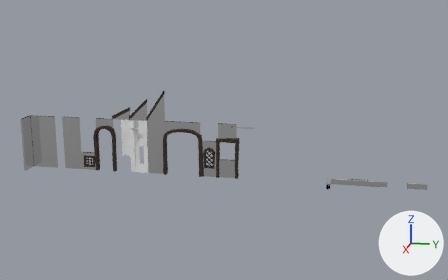
Two versions of the FBX model Assets/Art/Models/Environment/Architecture/Woodwall Modules.fbx, one commit apart.
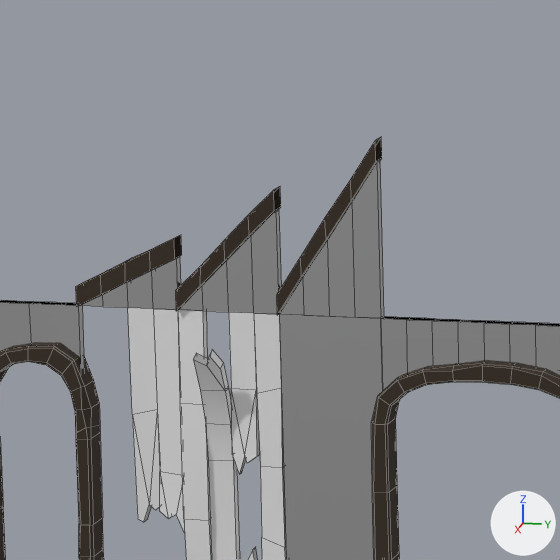
Each version appears first whole from a 50 mm camera at (12.05, 17.72, 10.12) aimed at (-19.64, 11.39, 2.19), and next in a close-up on the part from 22% to 44% of the width and 24% to 58% of the height. Lighting does not change. The marker at lower right points along +X, +Y and +Z. The close-ups show mesh edges as thin lines. Where no turn or scale is listed for an object, it has been applied to the vertices. Vertices at the same position are counted once.

Before the edit, the objects in view are built like this:
```python
me_wallgable22_5 = bpy.data.meshes.new('WallGable22,5')
me_wallgable22_5.from_pydata(...)  # 38 vertices, 25 faces; spans x -0.106..0.106, y -0.5..0.501, z 0.0..0.7
# faces by material slot: [9, 16]
me_wallgable22_5.materials.append(mat_imphenziapixpal)  # its picture is missing
me_wallgable22_5.materials.append(mat_timberframes)  # brown #3a2f24
me_wallgable45 = bpy.data.meshes.new('WallGable45')
me_wallgable45.from_pydata(...)  # 38 vertices, 25 faces; spans x -0.107..0.105, y -0.5..0.501, z 0.0..1.2
# faces by material slot: [9, 16]
me_wallgable45.materials.append(mat_imphenziapixpal)  # its picture is missing
me_wallgable45.materials.append(mat_timberframes)  # brown #3a2f24
me_wallgable56_5 = bpy.data.meshes.new('WallGable56,5')
me_wallgable56_5.from_pydata(...)  # 38 vertices, 25 faces; spans x -0.11..0.11, y -0.5..0.5, z 0.0..1.7
# faces by material slot: [9, 16]
me_wallgable56_5.materials.append(mat_imphenziapixpal)  # its picture is missing
me_wallgable56_5.materials.append(mat_timberframes)  # brown #3a2f24
me_wallwoodwornplank1 = bpy.data.meshes.new('WallWoodWornPlank1')
me_wallwoodwornplank1.from_pydata(...)  # 16 vertices, 12 faces; spans x -0.05..0.11, y -0.25..0.0, z 0.0..3.0
me_wallwoodwornplank1.materials.append(mat_brokenwallplanks)  # white #e7e7e7
ob_wallgable22_5 = bpy.data.objects.new('WallGable22,5', me_wallgable22_5)
ob_wallgable22_5.location = (-20.0, 5.5, 3.0)
ob_wallgable45 = bpy.data.objects.new('WallGable45', me_wallgable45)
ob_wallgable45.location = (-20.0, 6.5, 3.0)
ob_wallgable56_5 = bpy.data.objects.new('WallGable56,5', me_wallgable56_5)
ob_wallgable56_5.location = (-20.0, 7.5, 3.0)
ob_wallwoodwornplank1 = bpy.data.objects.new('WallWoodWornPlank1', me_wallwoodwornplank1)
ob_wallwoodwornplank1.location = (-20.0, 6.25, 0.0)
# also in view: 'WallWoodWornPlank4' at (-20.0, 6.88, 1.5); 'WallWoodDoorWayDouble' at (-20.0, 9.04, 1.5); 'WallWoodNormal' at (-20.0, 7.5, 1.5); 'WallWoodWornPlank3' at (-19.99, 6.62, 1.5); 'WallWoodWornPlank2' at (-19.82, 6.38, 1.35)
```
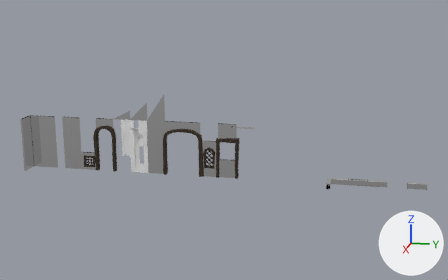
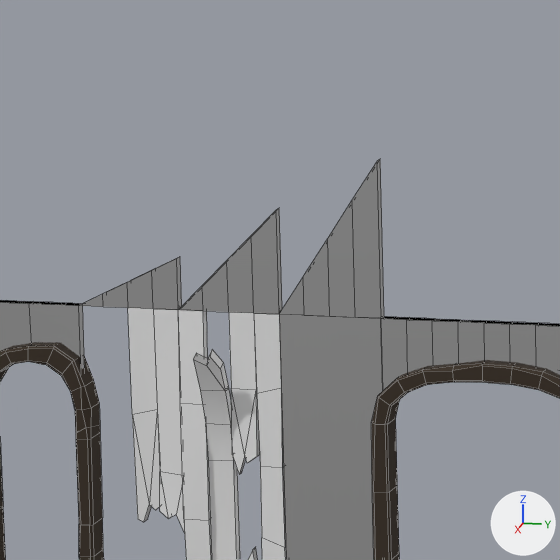
Where the change shows, as pixel boxes (x1, y1, x2, y2) in the close-ups (560 x 560 px):
```json
{"object": "WallGable56,5", "change": "reshaped", "before": [277, 137, 384, 318], "after": [279, 159, 384, 318], "on screen": "12% shorter"}
{"object": "WallGable45", "change": "reshaped", "before": [176, 187, 282, 314], "after": [179, 208, 282, 314], "on screen": "16% shorter"}
{"object": "WallGable22,5", "change": "reshaped", "before": [76, 235, 182, 310], "after": [79, 256, 182, 310], "on screen": "28% shorter"}
{"part": 1, "of": "me_wallgable56_5", "change": "deleted", "before": [277, 137, 382, 315]}
{"part": 2, "of": "me_wallgable22_5", "change": "deleted", "before": [76, 235, 182, 306]}
{"part": 3, "of": "me_wallgable45", "change": "deleted", "before": [176, 187, 281, 311]}
```

Scene script edits in JSON lines:
```json
{"block": "me_wallgable22_5", "where": "me_wallgable22_5.from_pydata(...)  # 38 vertices, 25 faces; spans x -0.106..0.106, y -0.5..0.501, z 0.0..0.7"}
{"block": "me_wallgable22_5", "where": "# used by ob_wallgable22_5; location = (-20.0, 5.5, 3.0)"}
{"block": "me_wallgable22_5", "change": "me_wallgable22_5 part 2: the loose piece of 20 vertices spanning x -0.106..0.106, y -0.5..0.501, z 0.0..0.7 is deleted"}
{"op": "remove", "block": "me_wallgable22_5", "code": "me_wallgable22_5.materials.append(mat_timberframes)  # brown #3a2f24"}
{"block": "me_wallgable56_5", "where": "me_wallgable56_5.from_pydata(...)  # 38 vertices, 25 faces; spans x -0.11..0.11, y -0.5..0.5, z 0.0..1.7"}
{"block": "me_wallgable56_5", "where": "# used by ob_wallgable56_5; location = (-20.0, 7.5, 3.0)"}
{"block": "me_wallgable56_5", "change": "me_wallgable56_5 part 1: the loose piece of 20 vertices spanning x -0.11..0.11, y -0.5..0.5, z 0.0..1.7 is deleted"}
{"op": "remove", "block": "me_wallgable56_5", "code": "me_wallgable56_5.materials.append(mat_timberframes)  # brown #3a2f24"}
{"block": "me_wallgable45", "where": "me_wallgable45.from_pydata(...)  # 38 vertices, 25 faces; spans x -0.107..0.105, y -0.5..0.501, z 0.0..1.2"}
{"block": "me_wallgable45", "where": "# used by ob_wallgable45; location = (-20.0, 6.5, 3.0)"}
{"block": "me_wallgable45", "change": "me_wallgable45 part 3: the loose piece of 20 vertices spanning x -0.107..0.105, y -0.5..0.501, z 0.0..1.2 is deleted"}
{"op": "remove", "block": "me_wallgable45", "code": "me_wallgable45.materials.append(mat_timberframes)  # brown #3a2f24"}
```
